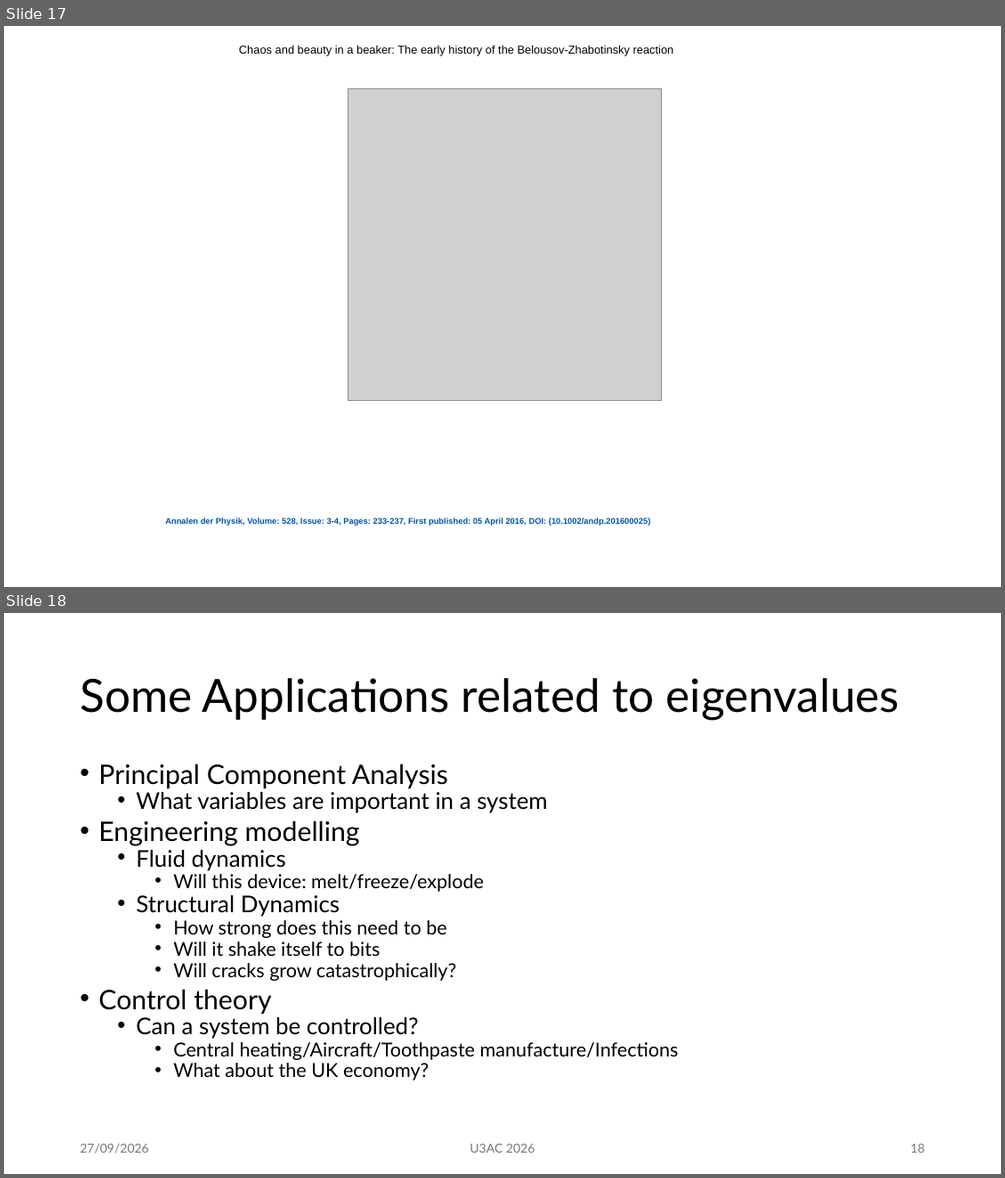
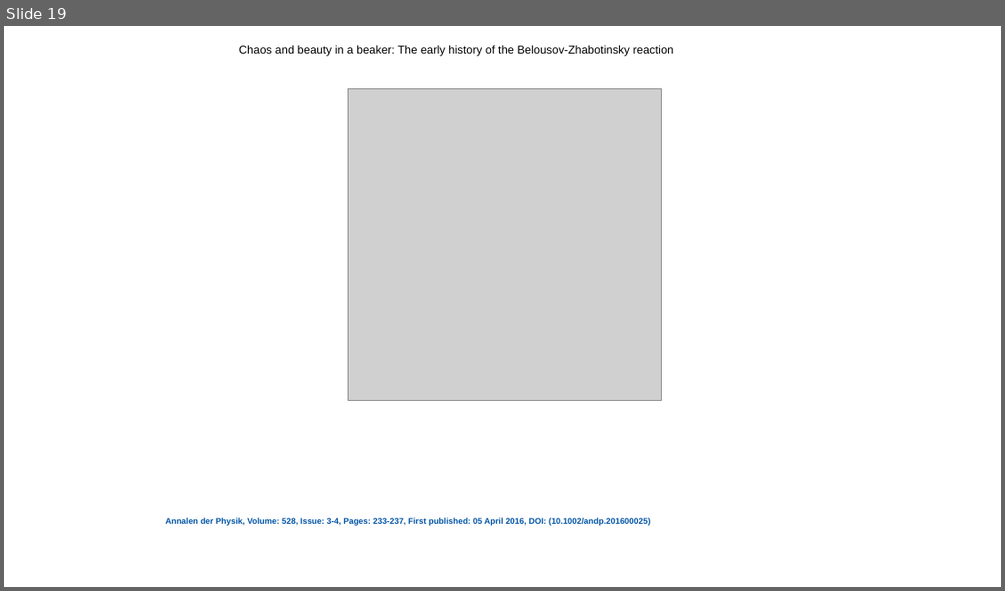
Before and after one commit to mm002a/U3AC, a slide deck: U3AC.Lec3.pptx. Shown one above the other, each under a label of ours: slides 17 and 18 before the commit, slide 19 after it. The pictures are 1005x1178 and 1005x591 pixels, drawn with LibreOffice and Linux fonts; fonts in the diff are those of the drawing; grey boxes stand for pictures. Boxes give left, top, right and bottom in pixels: in the first picture for what was removed or moved away, otherwise in the second. Text is boxed around its words. In the diff, an @@ line names an element or a change of style, - is before the commit and + after.

```diff
--- a/U3AC.Lec3.pptx
+++ b/U3AC.Lec3.pptx
@@ slide 18 removed at [4,613,1001,1174], background #FFFFFF @@
@@ title removed at [80,678,899,720] @@
-Some Applications related to eigenvalues
@@ text removed at [98,763,679,1080] @@
-• Principal Component Analysis
-  • What variables are important in a system
-• Engineering modelling
-  • Fluid dynamics
-    • Will this device: melt/freeze/explode
-  • Structural Dynamics
-    • How strong does this need to be
-    • Will it shake itself to bits
-    • Will cracks grow catastrophically?
-• Control theory
-  • Can a system be controlled?
-    • Central heating/Aircraft/Toothpaste manufacture/Infections
-    • What about the UK economy?
@@ text removed at [80,1143,148,1153] @@
-27/09/2026
@@ text removed at [469,1143,534,1152] @@
-U3AC 2026
@@ page number removed at [910,1143,924,1152] @@
-18
@@ what was slide 17 is now slide 19 @@
```
Also in this commit, not shown: 30 slides changed, 9 slides added.
